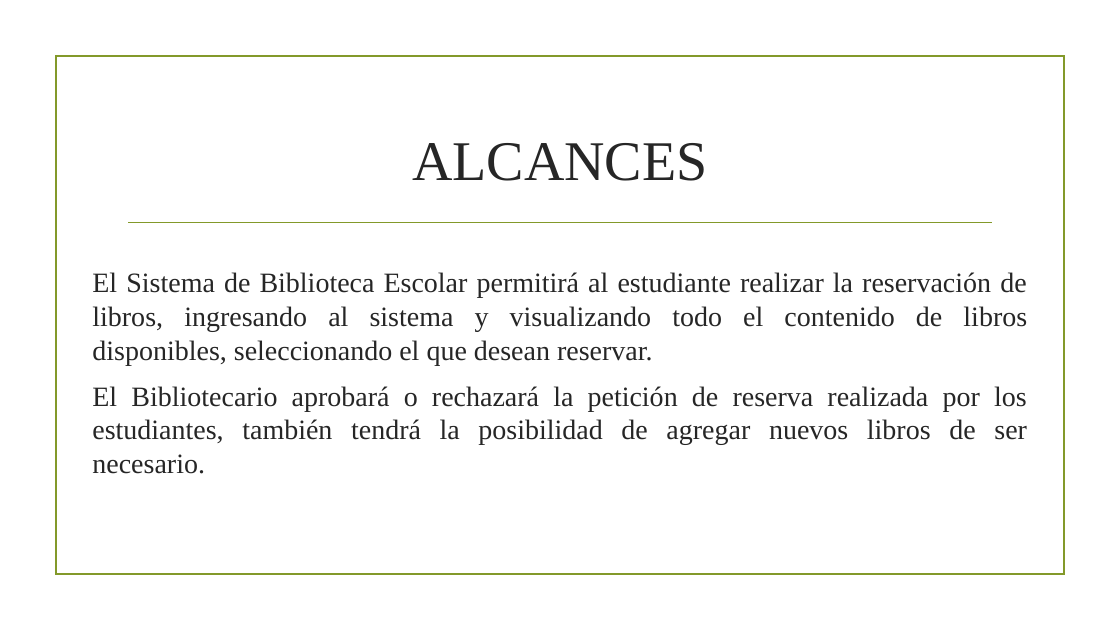
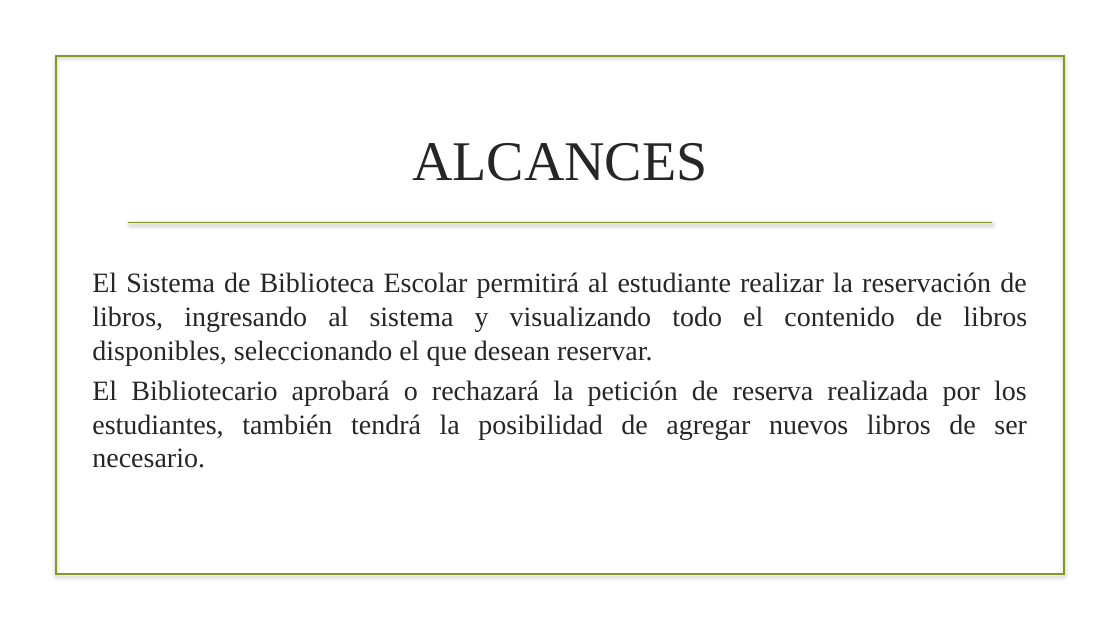
Before and after one commit to vimhash/biblioteca_escolar, a slide deck: slide 6 of docs/Biblioteca Escolar.pptx (slide 5 before the commit). Drawn at 1120x630 pixels with LibreOffice and Linux fonts; fonts in the diff are those of the drawing; background and template pictures are left out. Boxes give left, top, right and bottom in pixels: in the first picture for what was removed or moved away, otherwise in the second. Text is boxed around its words. In the diff, an @@ line names an element or a change of style, - is before the commit and + after.

```diff
--- a/docs/Biblioteca Escolar.pptx
+++ b/docs/Biblioteca Escolar.pptx
@@ rectangle at bbox=[55, 56, 1064, 575]: shadow on @@
@@ text "El Sistema de Biblioteca Escolar ..." at bbox=[92, 272, 1027, 468]: less space between paragraphs @@
```
Also in this commit, not shown: 6 other slides changed, 1 slide added, 7 other files.
